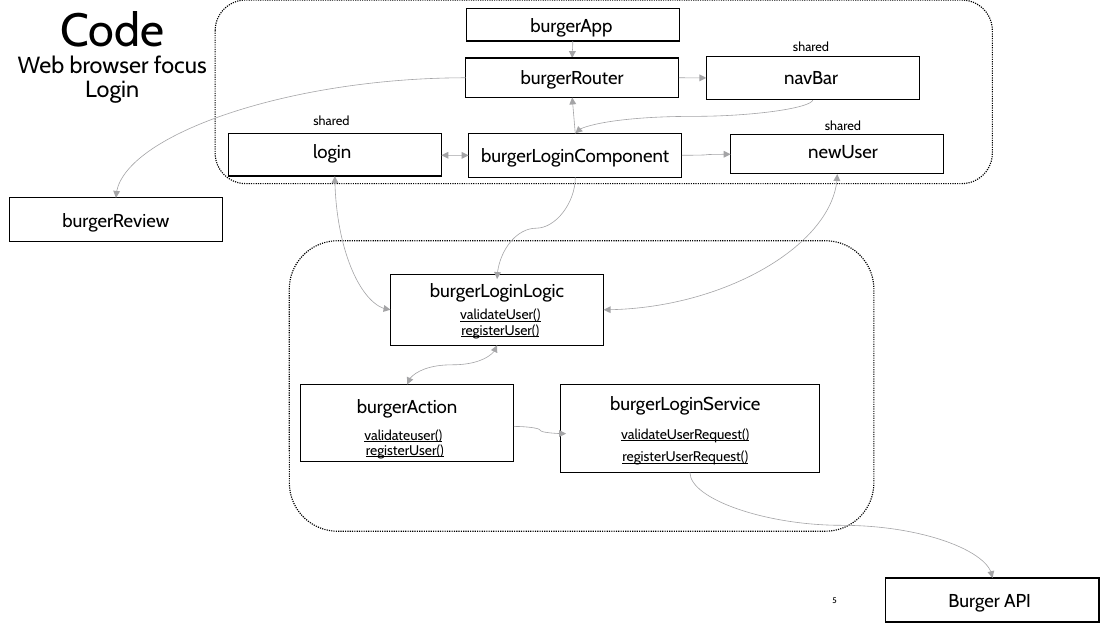
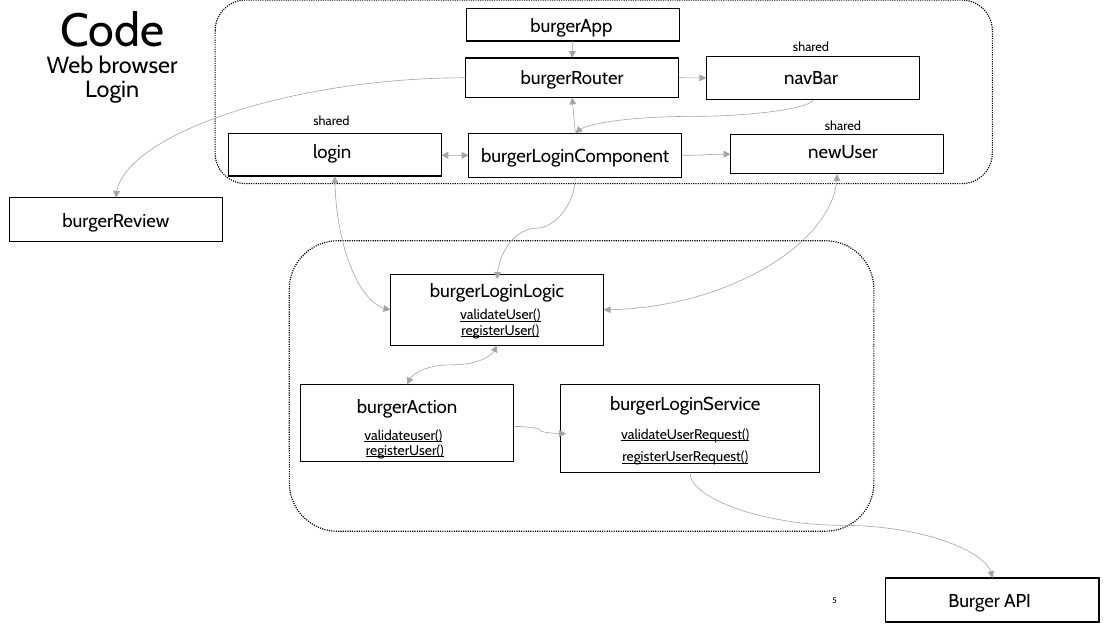
Before and after one commit to JimmyLillegaard/burgerApplication, a slide deck: slide 5 of TB.pptx. Drawn at 1120x630 pixels with LibreOffice and Linux fonts; fonts in the diff are those of the drawing. Boxes give left, top, right and bottom in pixels: in the first picture for what was removed or moved away, otherwise in the second. Text is boxed around its words. In the diff, an @@ line names an element or a change of style, - is before the commit and + after.

```diff
--- a/TB.pptx
+++ b/TB.pptx
@@ title at [47,11,178,103]: text changed @@
-Code
-Web browser focus
-Login
+Code
+Web browser
+Login
```
Also in this commit, not shown: 3 other slides changed, 4 other files.
